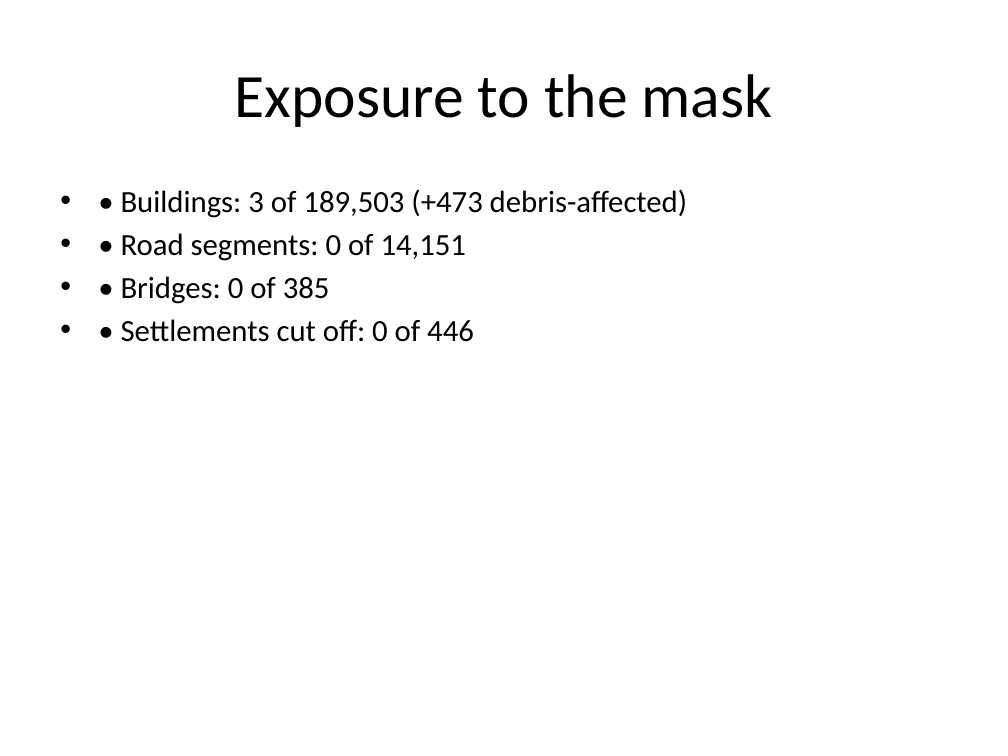
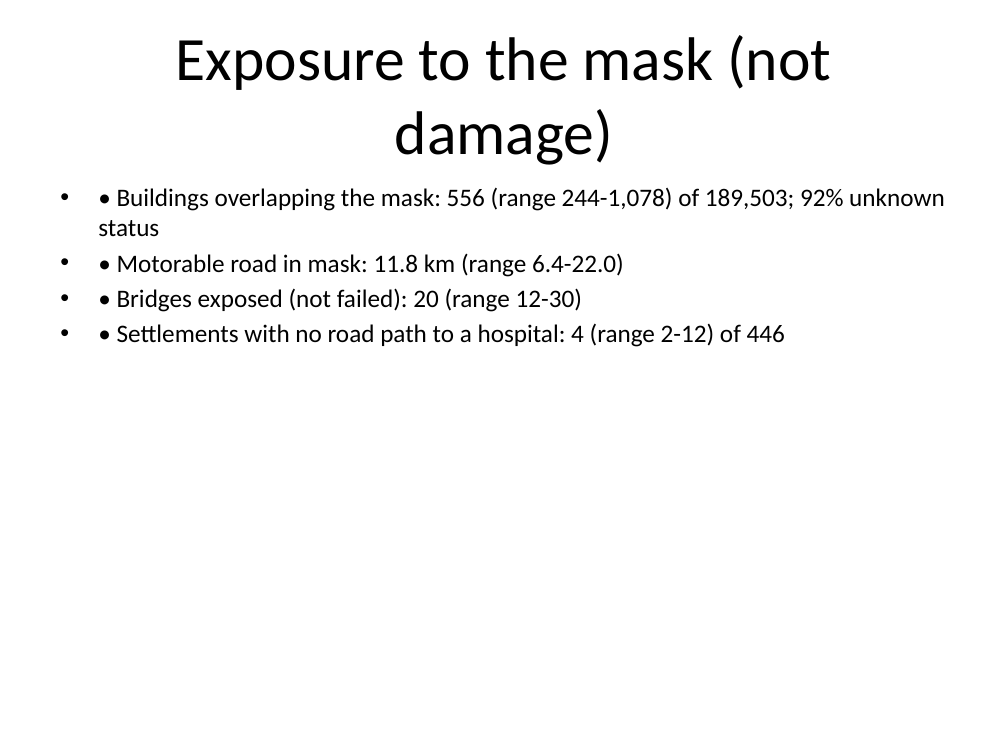
Before and after one commit to MANIKANTH678/trishuli-flood-mapping, a slide deck: slide 6 of outputs/presentation.pptx (slide 7 before the commit). Drawn at 1008x756 pixels with LibreOffice and Linux fonts; fonts in the diff are those of the drawing. Boxes give left, top, right and bottom in pixels: in the first picture for what was removed or moved away, otherwise in the second. Text is boxed around its words. In the diff, an @@ line names an element or a change of style, - is before the commit and + after.

```diff
--- a/outputs/presentation.pptx
+++ b/outputs/presentation.pptx
@@ title at bbox=[176, 35, 831, 165]: text changed @@
-Exposure to the mask
+Exposure to the mask (not damage)
@@ text at bbox=[98, 187, 945, 347]: text changed; size 22 to 18 pt @@
-• • Buildings: 3 of 189,503 (+473 debris-affected)
-• • Road segments: 0 of 14,151
-• • Bridges: 0 of 385
-• • Settlements cut off: 0 of 446
+• • Buildings overlapping the mask: 556 (range 244-1,078) of 189,503; 92% unknown status
+• • Motorable road in mask: 11.8 km (range 6.4-22.0)
+• • Bridges exposed (not failed): 20 (range 12-30)
+• • Settlements with no road path to a hospital: 4 (range 2-12) of 446
```
Also in this commit, not shown: 6 other slides changed, 2 slides added, 3 slides removed, 4 other files.
